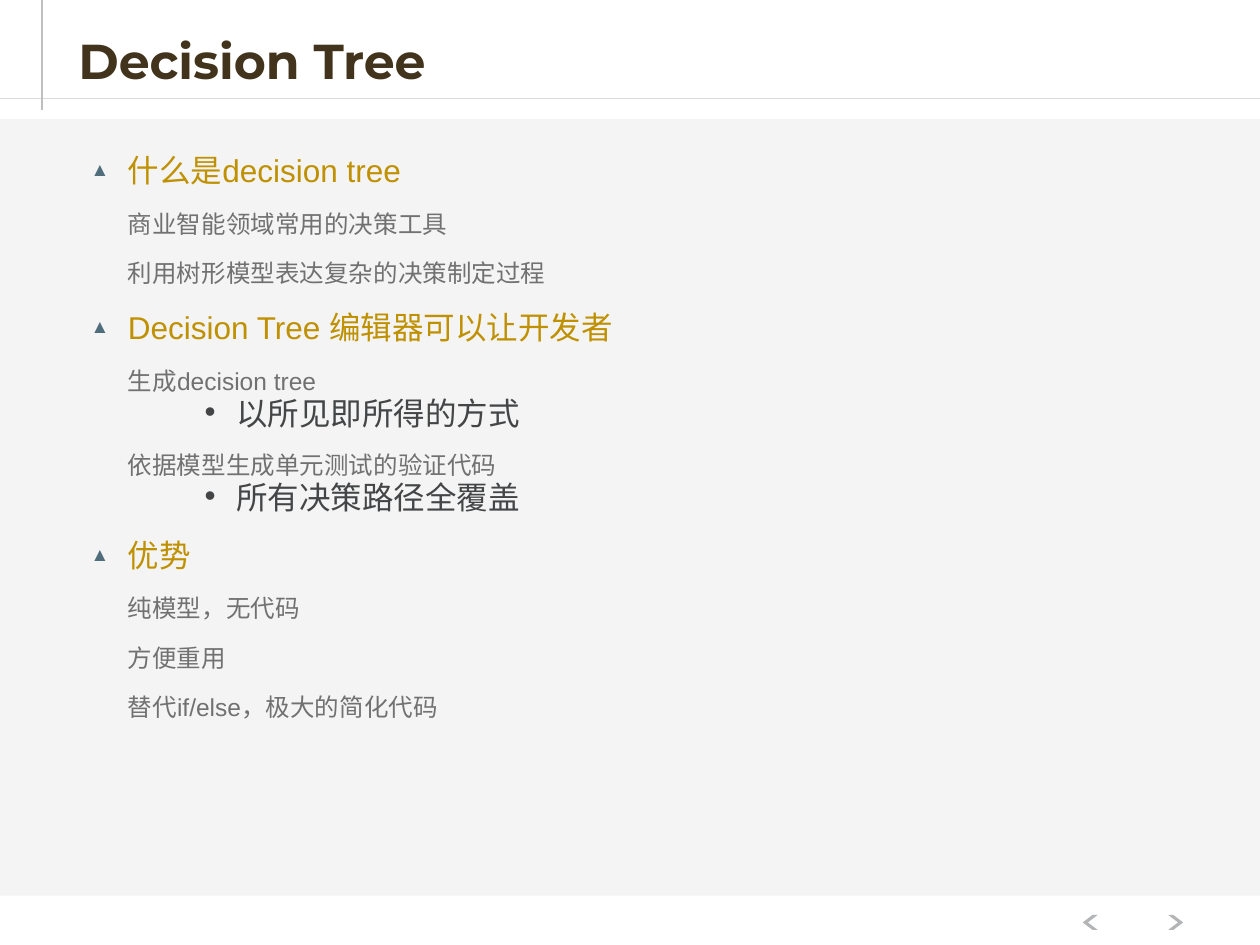
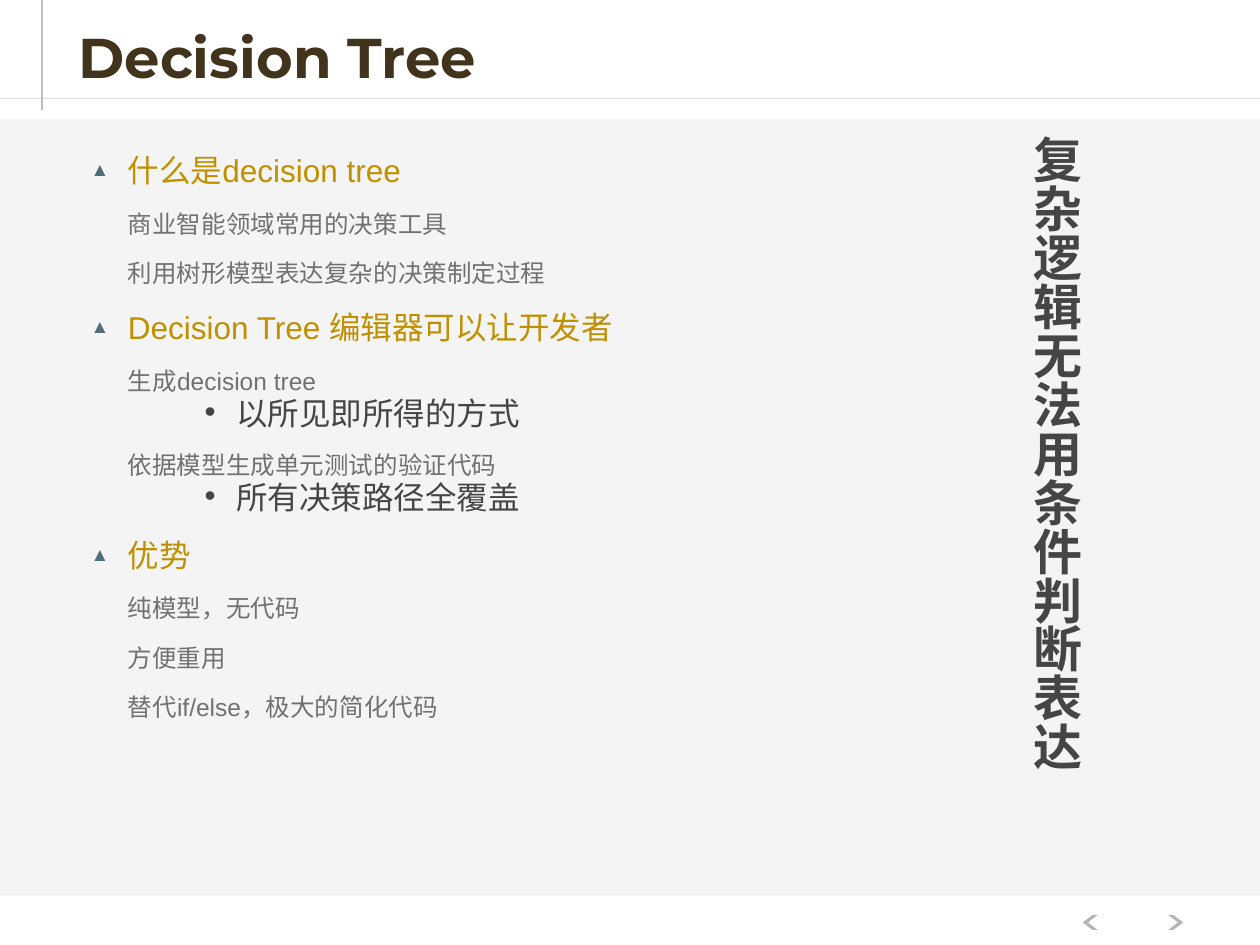
Before and after one commit to hejiehui/xross-tools-installer, a slide deck: slide 25 of doc/X-Series - 中文.pptx (slide 17 before the commit). Drawn at 1260x945 pixels with LibreOffice and Linux fonts; fonts in the diff are those of the drawing. Boxes give left, top, right and bottom in pixels: in the first picture for what was removed or moved away, otherwise in the second. Text is boxed around its words. In the diff, an @@ line names an element or a change of style, - is before the commit and + after.

```diff
--- a/doc/X-Series - 中文.pptx
+++ b/doc/X-Series - 中文.pptx
@@ title "Decision Tree" at (x1=78, y1=34, x2=476, y2=79): size 28 to 32 pt @@
@@ text added at (x1=1033, y1=136, x2=1082, y2=769), 28 pt, text #434547, bold @@
+复杂逻辑无法用条件判断表达
```
Also in this commit, not shown: 26 other slides changed, 18 slides added, 3 slides removed.
